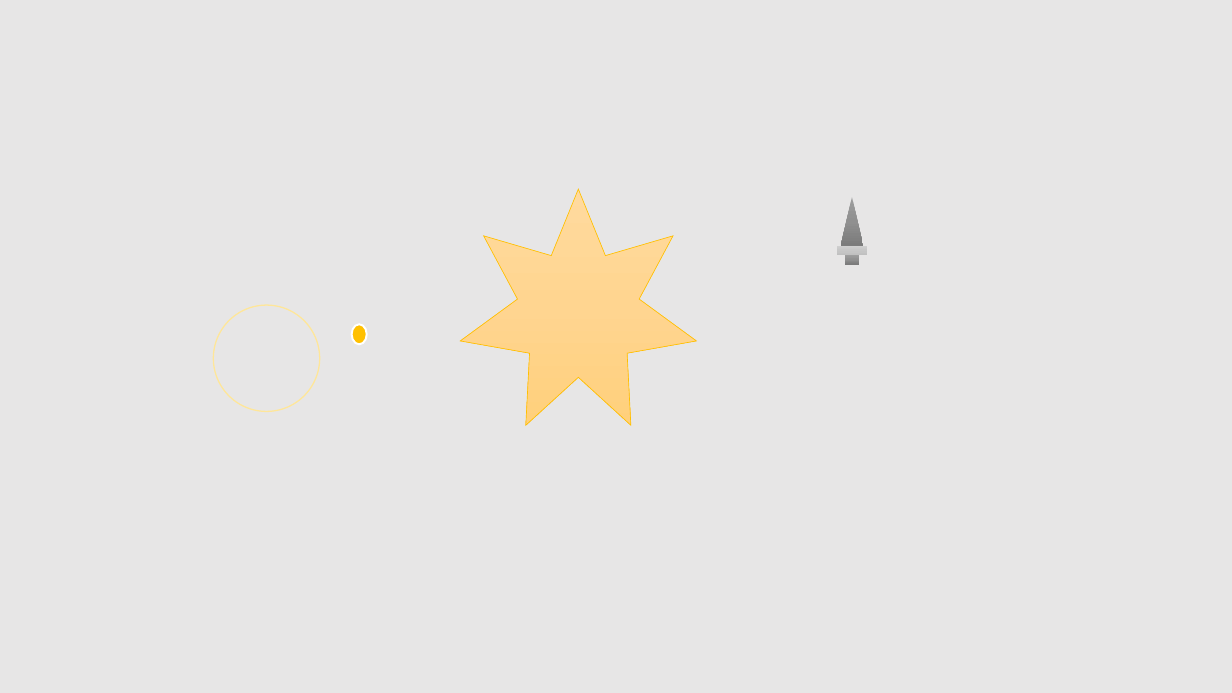
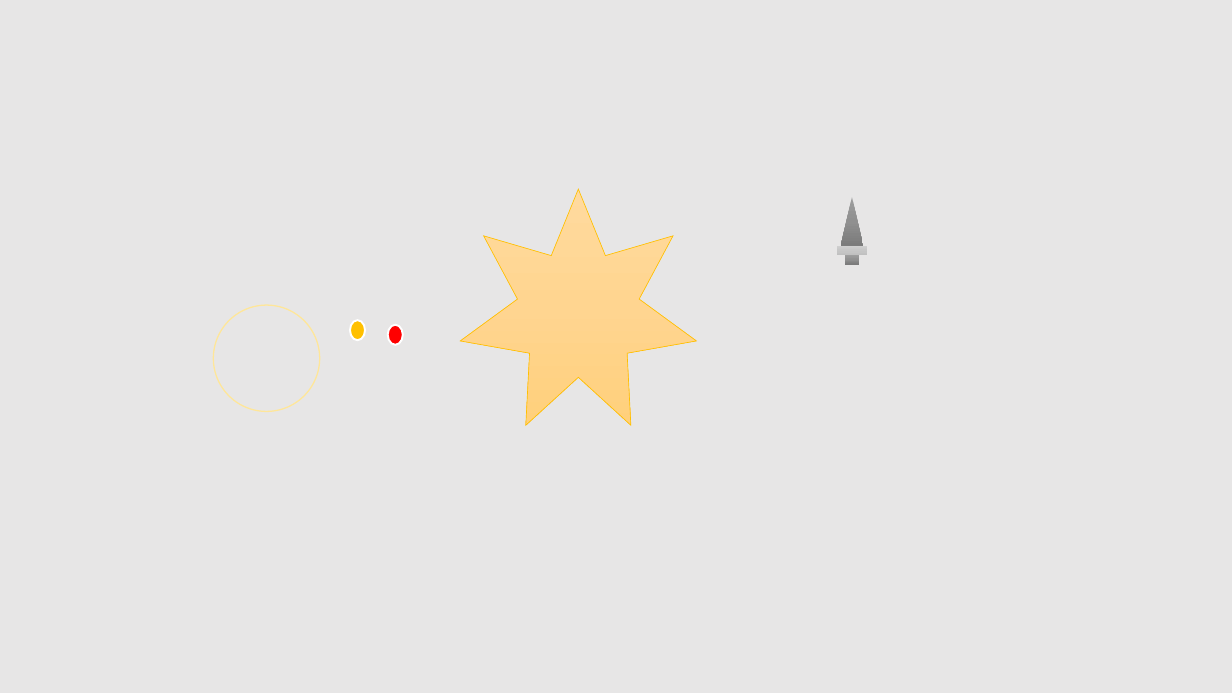
Before and after one commit to JinseobPark/Infinite-War, a slide deck: slide 1 of FinalProject/Image/image.pptx. Drawn at 1232x693 pixels with LibreOffice and Linux fonts; fonts in the diff are those of the drawing. Boxes give left, top, right and bottom in pixels: in the first picture for what was removed or moved away, otherwise in the second. Text is boxed around its words. In the diff, an @@ line names an element or a change of style, - is before the commit and + after.

```diff
--- a/FinalProject/Image/image.pptx
+++ b/FinalProject/Image/image.pptx
@@ ellipse: place and size @@
-ellipse at [352, 324, 367, 345]
+ellipse at [350, 320, 365, 340]
@@ ellipse added at [388, 324, 403, 345], fill #FF0000, outline #FFFFFF 1.5 pt @@
```
Also in this commit, not shown: 30 other files.
